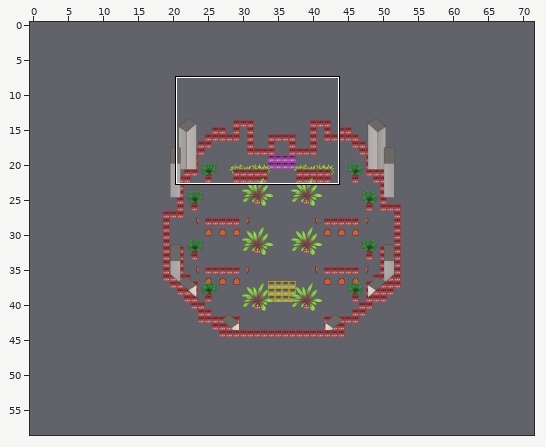
Two versions of a level (Tiled map (JSON), observatory.tmj). Above: a wide view before the commit, with the close-up outlined.
Close-up. As it was:
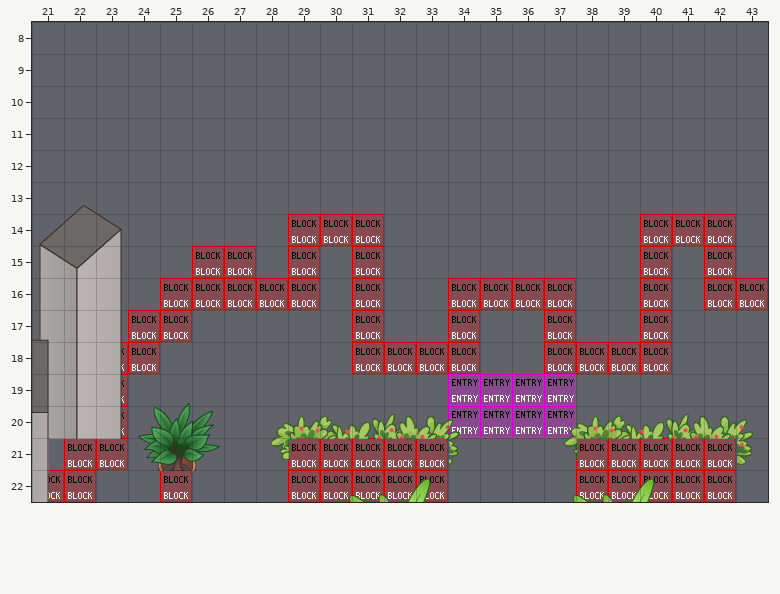
Cells are 32x32 px. Shown: x 21..43, y 8..22. The commit also changed other parts of the map, which this record leaves out. Not drawn, because the pictures are missing: unchanged layer "bg".
Once edited:
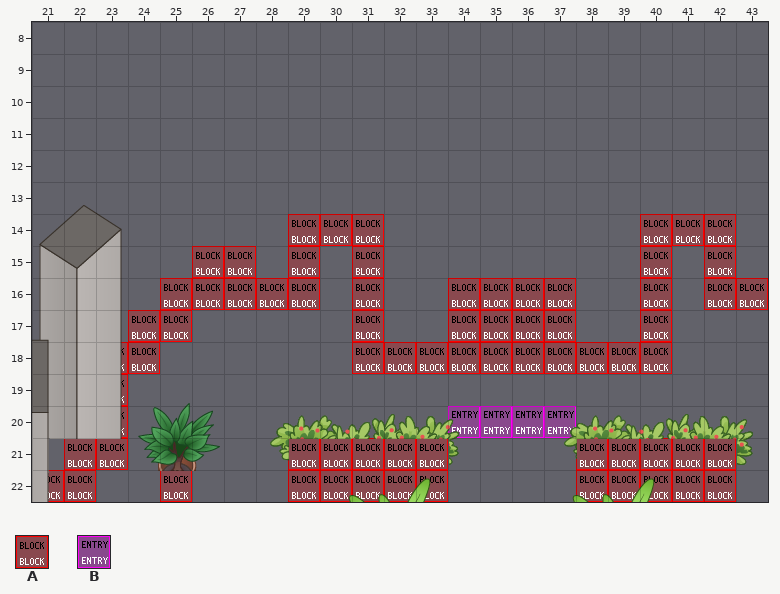
Key: from "WA_Special_Zones": A 2, B 4.
_ is an empty cell.
See-through tiles are keyed as they look on the map.
Edits made:
Layer "entry/entry-from-telescope":
y 19: x 34..37 BBBB -> ____
Layer "collides":
y 17..18: x 35..36 __ -> AA
